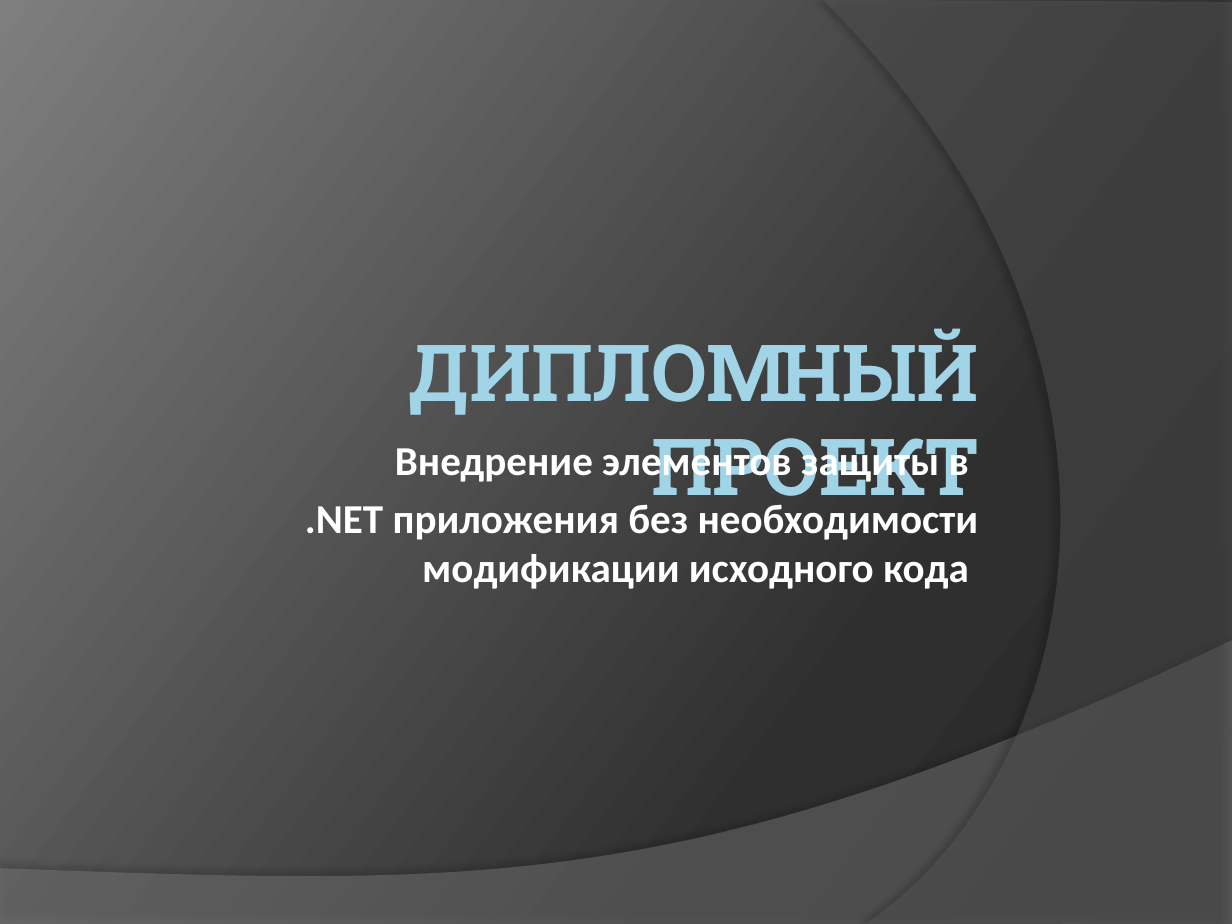
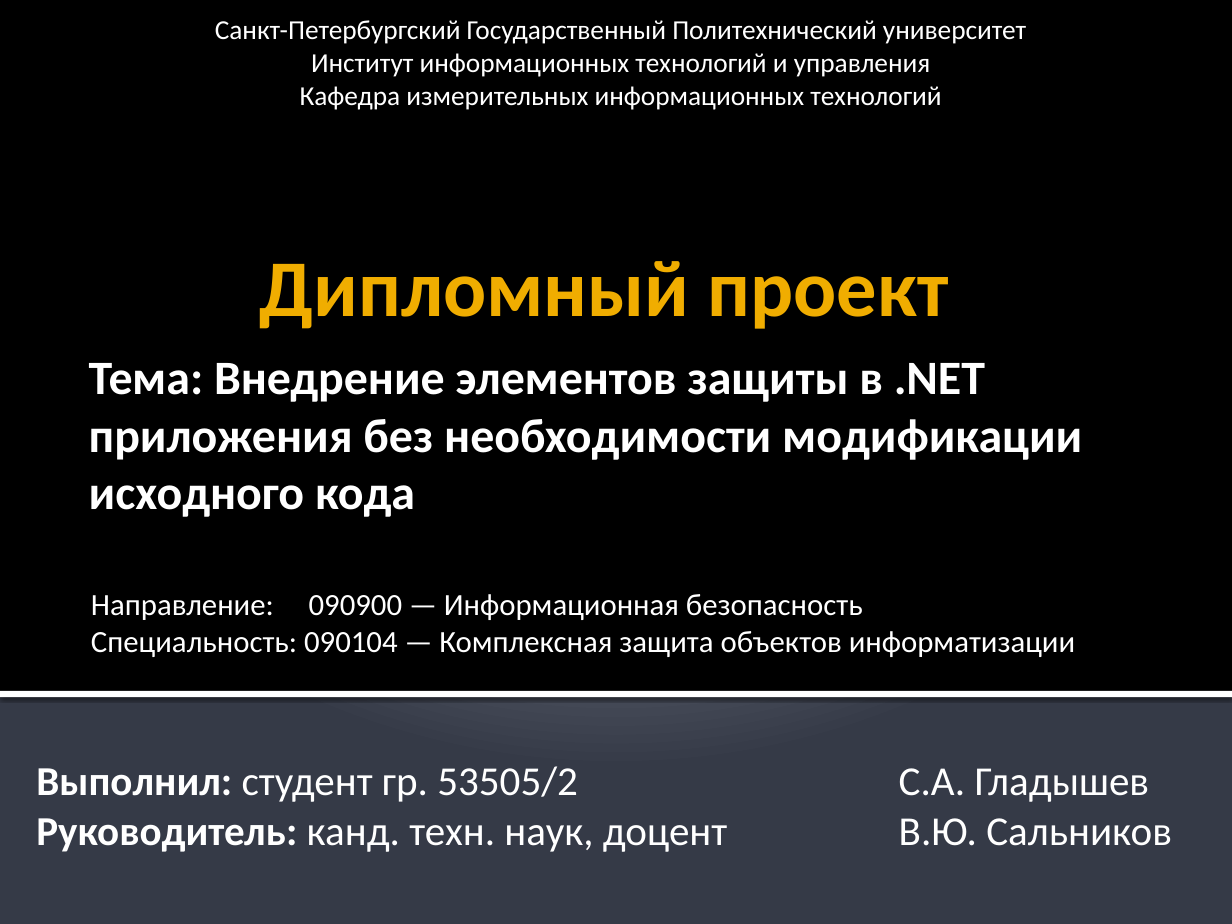
Before and after one commit to bestserg/MonoInjections, a slide deck: slide 1 of Presentation/Дипломный проект.pptx. Drawn at 1232x924 pixels with LibreOffice and Linux fonts; fonts in the diff are those of the drawing. Boxes give left, top, right and bottom in pixels: in the first picture for what was removed or moved away, otherwise in the second. Text is boxed around its words. In the diff, an @@ line names an element or a change of style, - is before the commit and + after.

```diff
--- a/Presentation/Дипломный проект.pptx
+++ b/Presentation/Дипломный проект.pptx
@@ background gradient #282828 to #2F2F2F to #7E7E7E to gradient #C1C5D3 to #BFC4D2 to #353B47 @@
@@ rectangle added at box(0, 0, 1232, 692), fill #000000 @@
@@ text added at box(215, 20, 1026, 110), 16 pt, text #FFFFFF @@
+Санкт-Петербургский Государственный Политехнический университет
+Институт информационных технологий и управления
+Кафедра измерительных информационных технологий
@@ freeform shape removed at box(823, 0, 1232, 924) @@
@@ title at box(259, 261, 949, 329): text changed; size 46 to 47 pt; font Roboto Slab to Calibri; text colour gradient #A1D4E7 to #58808D to #F0AD00 @@
-ДИПЛОМНЫЙ ПРОЕКТ
+Дипломный проект
@@ subtitle at box(89, 363, 1082, 517): text changed; size 24 to 28 pt @@
-Внедрение элементов защиты в
-.NET приложения без необходимости модификации исходного кода
+Тема: Внедрение элементов защиты в .NET приложения без необходимости модификации исходного кода
@@ text added at box(91, 594, 1075, 657), 18 pt, text #FFFFFF @@
+Направление: 090900 — Информационная безопасность
+Специальность: 090104 — Комплексная защита объектов информатизации
@@ freeform shape removed at box(0, 641, 1232, 924) @@
@@ rectangle added at box(0, 691, 1232, 697), fill #FFFFFF @@
@@ text added at box(36, 766, 1172, 852), 24 pt, text #FFFFFF @@
+Выполнил: студент гр. 53505/2 С.А. Гладышев
+Руководитель: канд. техн. наук, доцент В.Ю. Сальников
```
Also in this commit, not shown: 4 other slides changed, 10 slides added, 4 other files.
